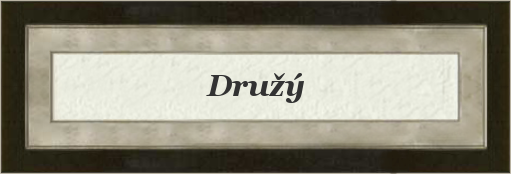
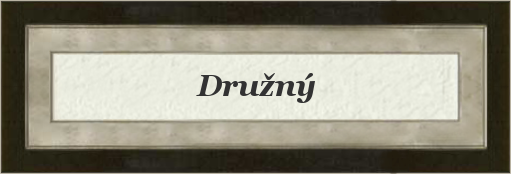
The second 511 x 174 image is a revision of the first. Changes to its layers:
renamed "Družý" to "Družný", painted on it over left=196, top=73, right=315, bottom=103
